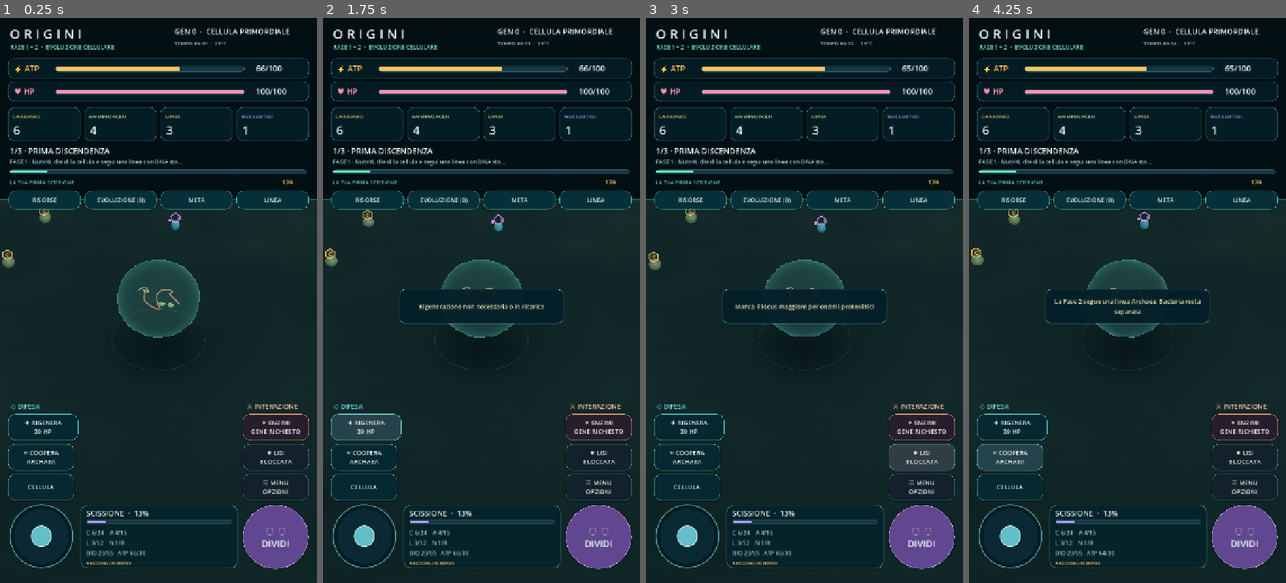
Above: before the commit, frames 1-4 (left to right).
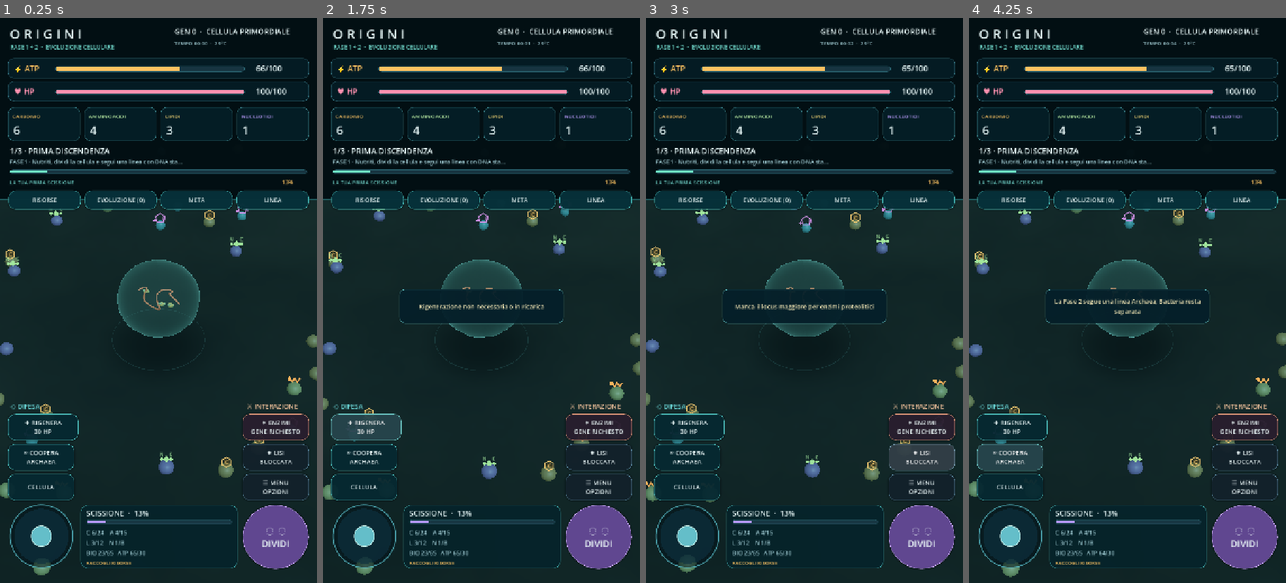
Above: after the commit, the same moments.

Repository: scorbetta17-gif/Origini
Game: Godot game, scene res://scenes/Main.tscn
Same seed, same stepped clock (60 frames per second), same inputs: the game is played once before the commit and once after it.
Inputs:
- Up to frame 1 (0.25 s): no input
- Up to frame 2 (1.75 s): click "◌ ◌ DIVIDI" at 0.5 s; click "✚ RIGENERA 30 HP" at 1.25 s
- Up to frame 3 (3 s): click "✦ ENZIMI GENE RICHIESTO" at 2 s; click "✷ LISI BLOCCATA" at 2.75 s
- Up to frame 4 (4.25 s): click "∞ COOPERA ARCHAEA" at 3.5 s

The runs differ from the first frame. In frame 1, 1.6% of the frame differs, in the area x 0-100%, y 33-99%; in frame 2, 1.5%; in frame 3, 1.5%; in frame 4, 1.5%.

Commit message:
Ensure early gameplay has clearly visible nearby nutrient ring and not empty seafloor

Diff:
--- a/src/main.gd
+++ b/src/main.gd
@@ -175,13 +175,23 @@
     _create_entity("C-000", "", 0, "pre_luca", starter, Vector3.ZERO, true)
     # Anche il primo minuto offre nutrienti visibili vicino alla cellula,
     # con materiali abiotici distribuiti nel resto dell'oceano.
-    for i in range(68):
-        var center_spawn: bool = i < 24
-        var spread: float = 7.0 if center_spawn else 22.0
-        var x: float = rng.randf_range(-spread,spread)
-        var z: float = rng.randf_range(-spread,spread)
-        if center_spawn and Vector2(x,z).length() < 1.8:
-            x += 2.0 if x >= 0 else -2.0
+    for i in range(76):
+        var x: float = 0.0
+        var z: float = 0.0
+        if i < 20:
+            # Guaranteed early resource ring, not a hidden search in empty ocean.
+            var angle: float = TAU*float(i)/20.0+rng.randf_range(-.07,.07)
+            var distance: float = rng.randf_range(1.85,3.05)
+            x = cos(angle)*distance
+            z = sin(angle)*distance
+        elif i < 52:
+            x = rng.randf_range(-4.7,4.7)
+            z = rng.randf_range(-4.7,4.7)
+            if Vector2(x,z).length() < 1.65:
+                x += 2.2 if x >= 0 else -2.2
+        else:
+            x = rng.randf_range(-20.0,20.0)
+            z = rng.randf_range(-20.0,20.0)
         _create_nutrient(TYPES[i % 4], Vector3(x,.19,z))
     _close_overlay()
     _refresh_hud()
